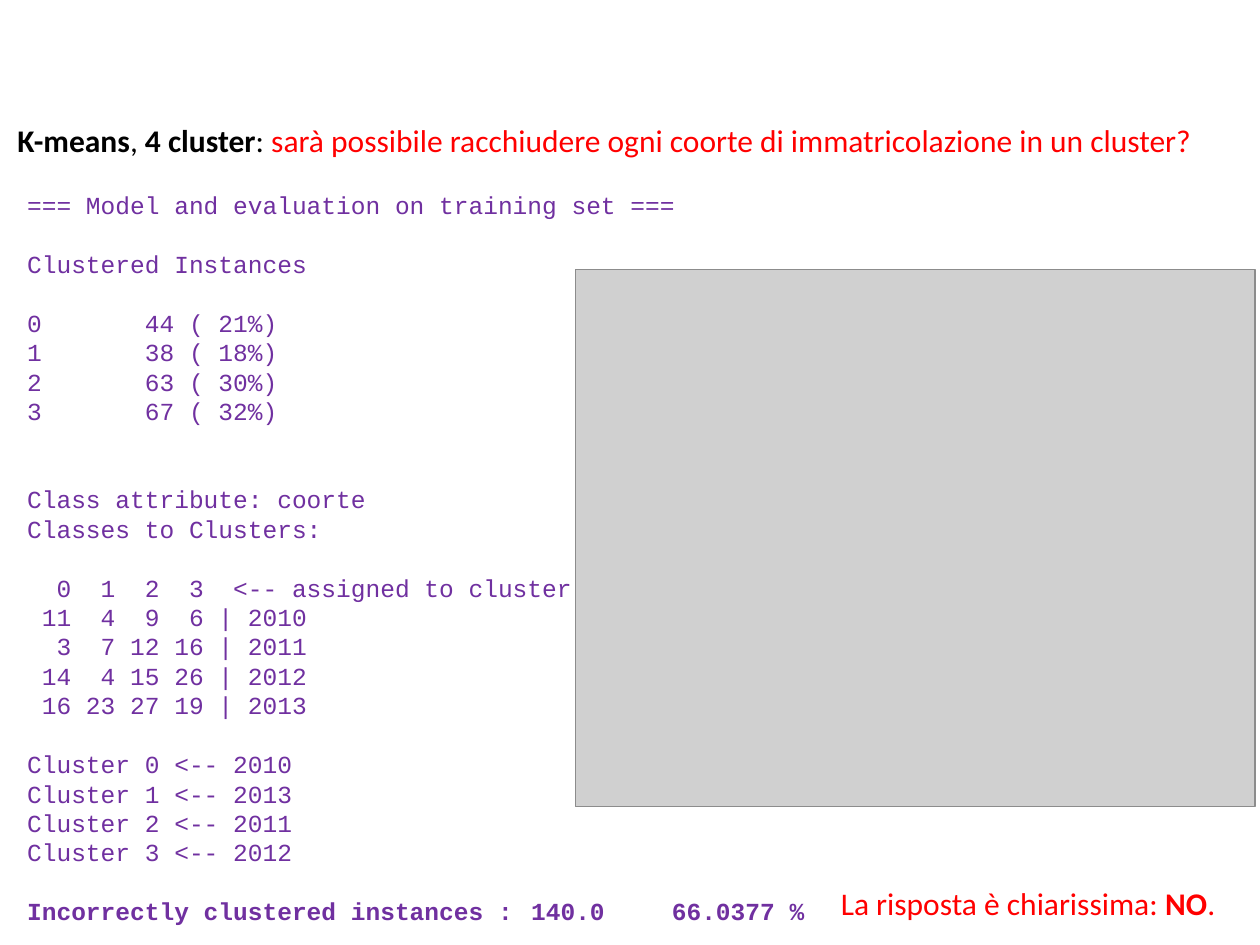
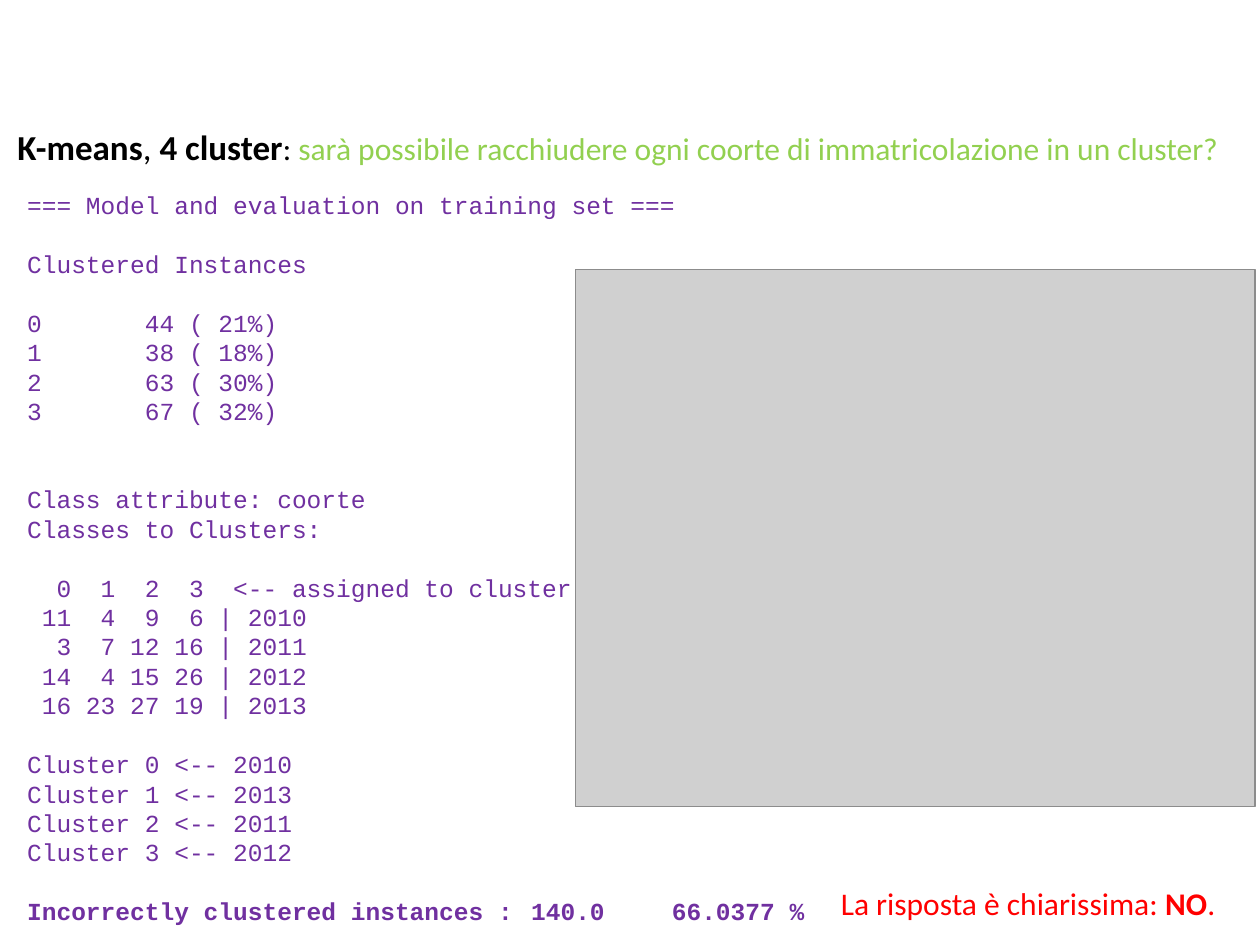
Before and after one commit to BlacknDecker/unifi, a slide deck: slide 52 of relazione.pptx (slide 49 before the commit). Drawn at 1260x945 pixels with LibreOffice and Linux fonts; fonts in the diff are those of the drawing; grey boxes stand for pictures; background and template pictures are left out. Boxes give left, top, right and bottom in pixels: in the first picture for what was removed or moved away, otherwise in the second. Text is boxed around its words. In the diff, an @@ line names an element or a change of style, - is before the commit and + after.

```diff
--- a/relazione.pptx
+++ b/relazione.pptx
@@ text "K-means, 4 cluster: sarà possibile ..." at bbox=[17, 135, 1217, 166]: size 18 to 20 pt in "K-means, 4 cluster:"; text colour #FF0000 to #92D050 in "sarà possibile racchiudere ogni coorte di immatricolazione ..." @@
```
Also in this commit, not shown: 22 other slides changed, 12 slides added, 58 other files.
